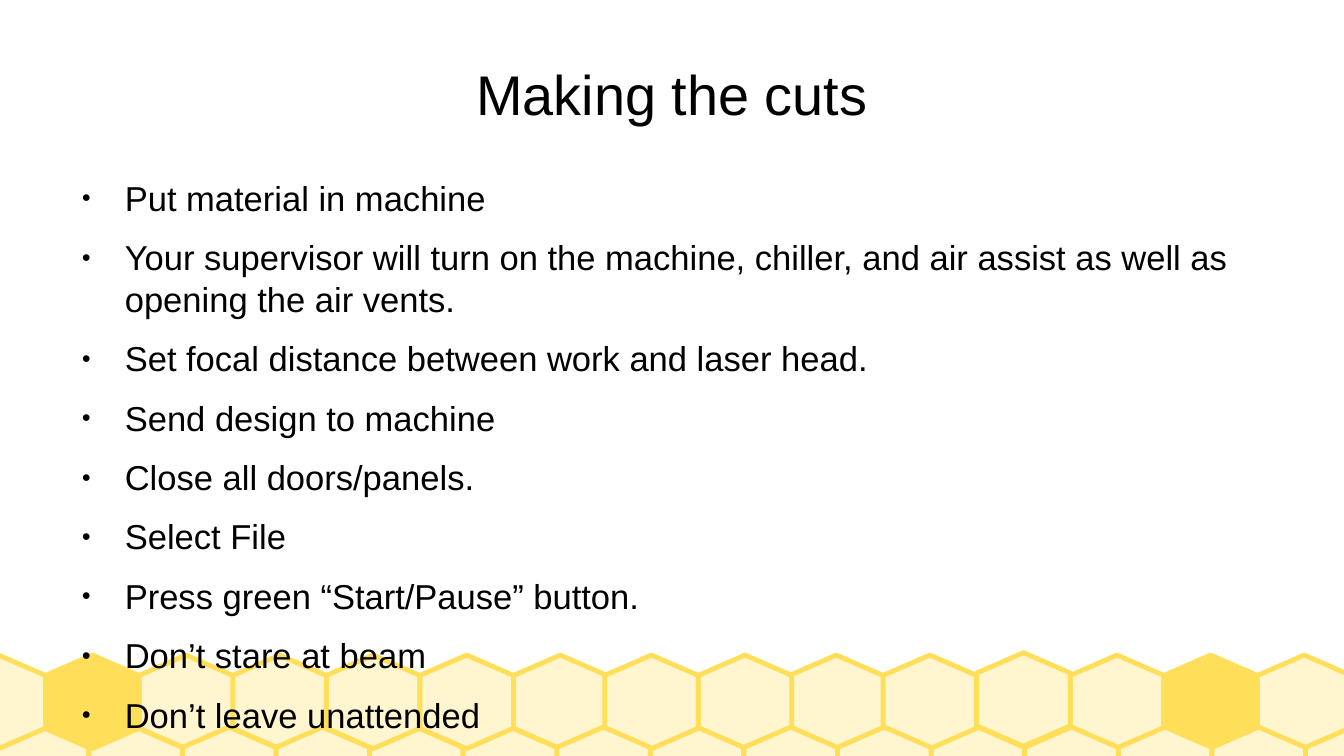
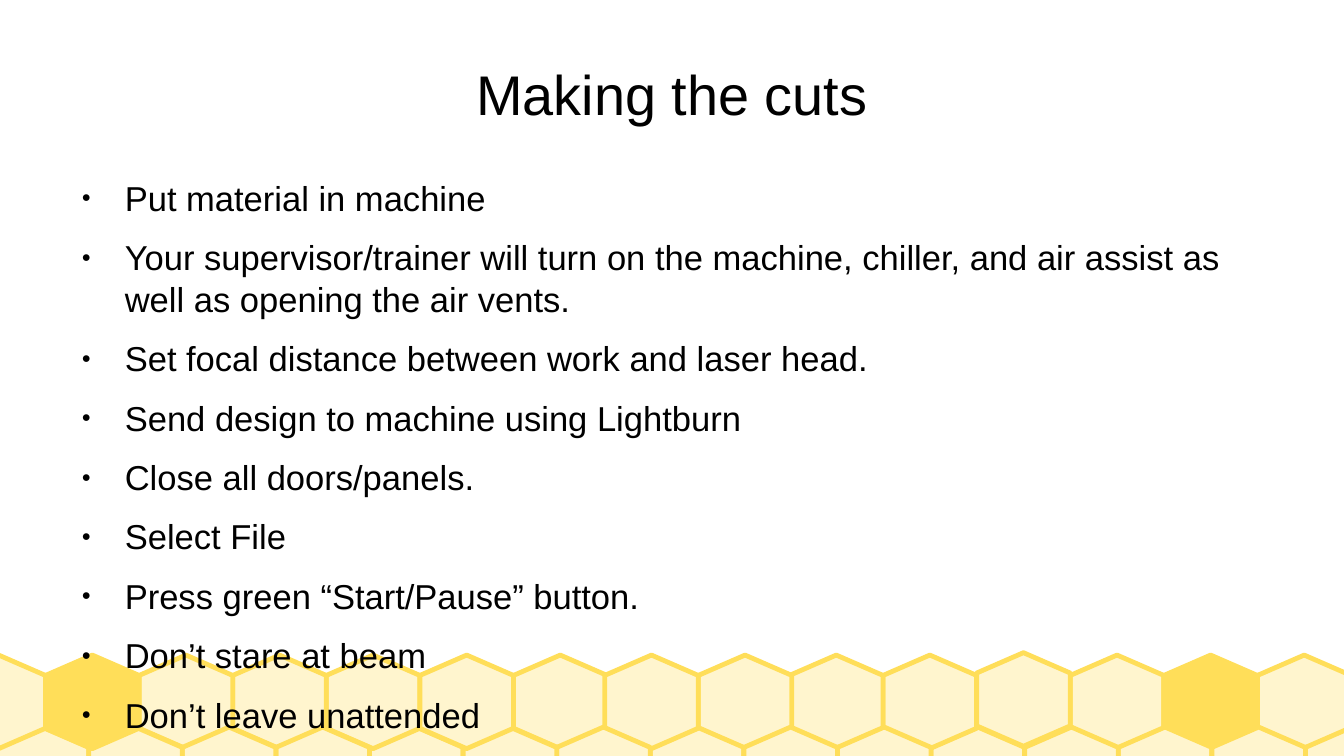
Before and after one commit to jarney/SparkStudioSalem-IndustrialLaserCutters, a slide deck: slide 30 of Training-GeneralPublic.odp (slide 25 before the commit). Drawn at 1344x756 pixels with LibreOffice and Linux fonts; fonts in the diff are those of the drawing. Boxes give left, top, right and bottom in pixels: in the first picture for what was removed or moved away, otherwise in the second. Text is boxed around its words. In the diff, an @@ line names an element or a change of style, - is before the commit and + after.

```diff
--- a/Training-GeneralPublic.odp
+++ b/Training-GeneralPublic.odp
@@ text at box(125, 245, 1219, 319): text changed @@
-● Your supervisor will turn on the machine, chiller, and air assist as well as opening the air vents.
+● Your supervisor/trainer will turn on the machine, chiller, and air assist as well as opening the air vents.
@@ text at box(125, 406, 741, 438): text changed @@
-● Send design to machine
+● Send design to machine using Lightburn
```
Also in this commit, not shown: 12 other slides changed, 6 slides added, 1 slide removed, 3 other files.
